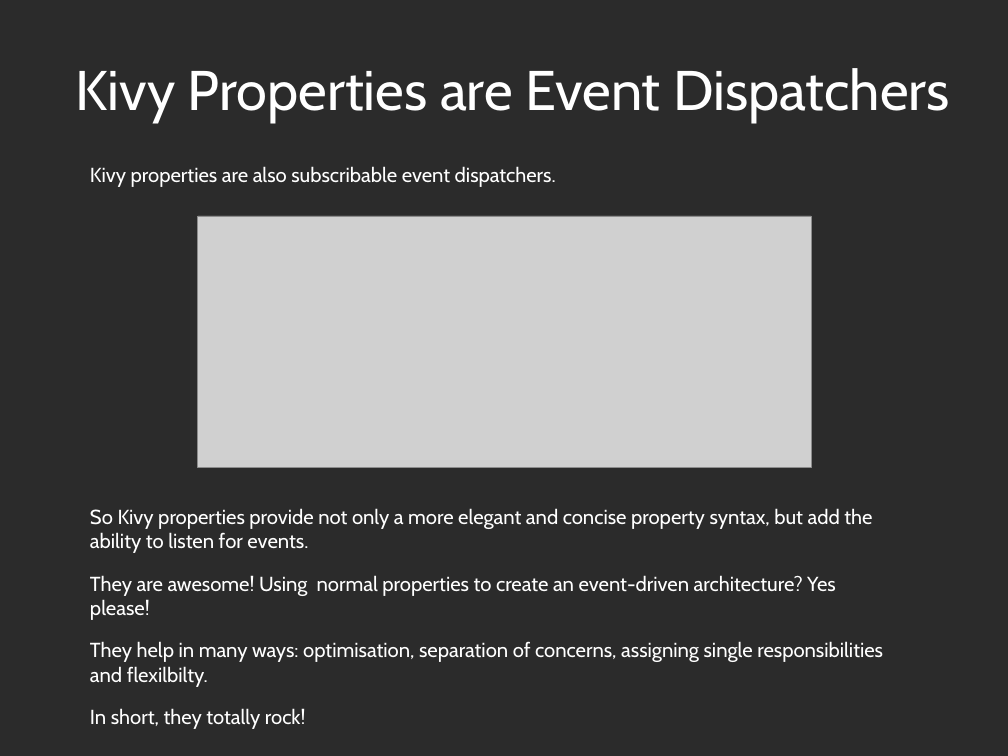
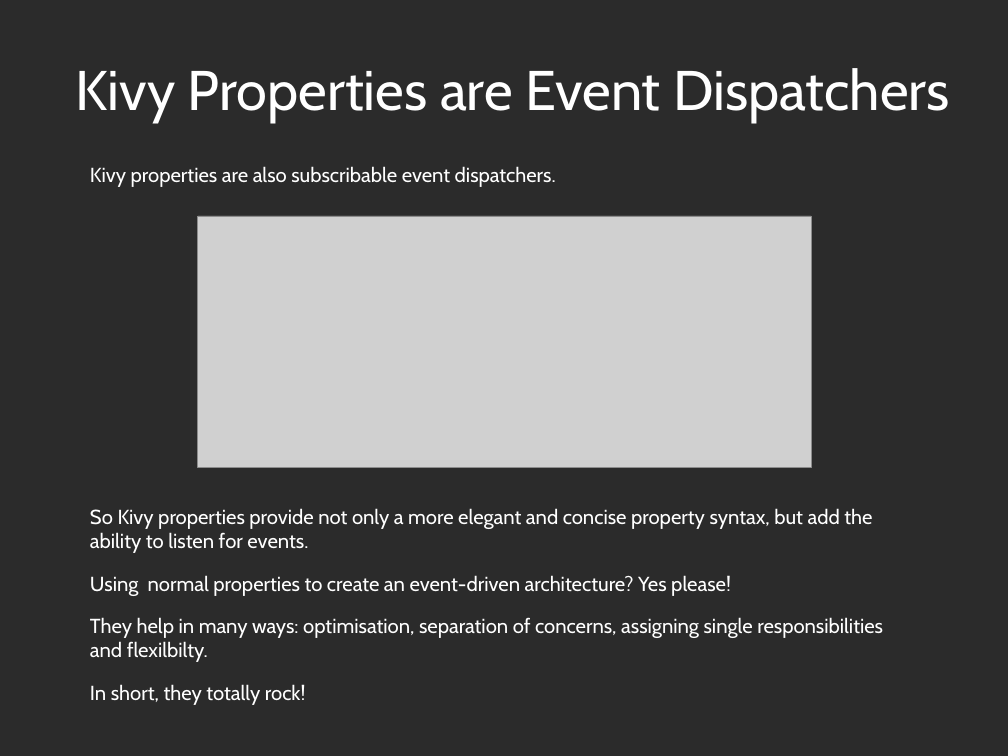
Before and after one commit to Zen-CODE/kivybits, a slide deck: slide 18 of PyCon/ZA 2013/PyCon.odp. Drawn at 1008x756 pixels with LibreOffice and Linux fonts; fonts in the diff are those of the drawing; grey boxes stand for pictures; background and template pictures are left out; a plain dark background stands for a picture behind light text. Boxes give left, top, right and bottom in pixels: in the first picture for what was removed or moved away, otherwise in the second. Text is boxed around its words. In the diff, an @@ line names an element or a change of style, - is before the commit and + after.

```diff
--- a/PyCon/ZA 2013/PyCon.odp
+++ b/PyCon/ZA 2013/PyCon.odp
@@ text at (90,575,731,596): text changed @@
-They are awesome! Using normal properties to create an event-driven architecture? Yes please!
+Using normal properties to create an event-driven architecture? Yes please!
```
Also in this commit, not shown: 1 other slide changed, 1 other file.
